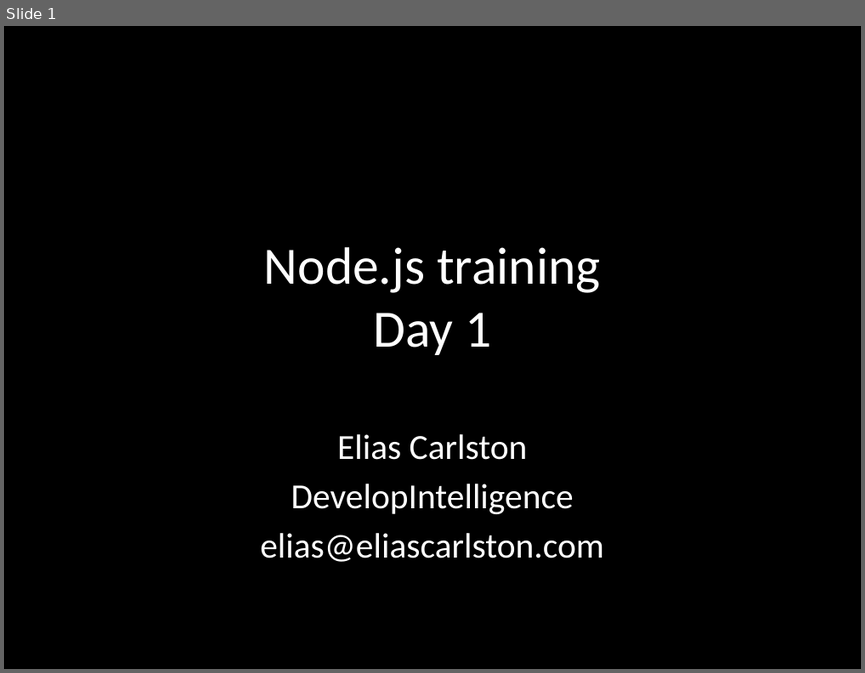
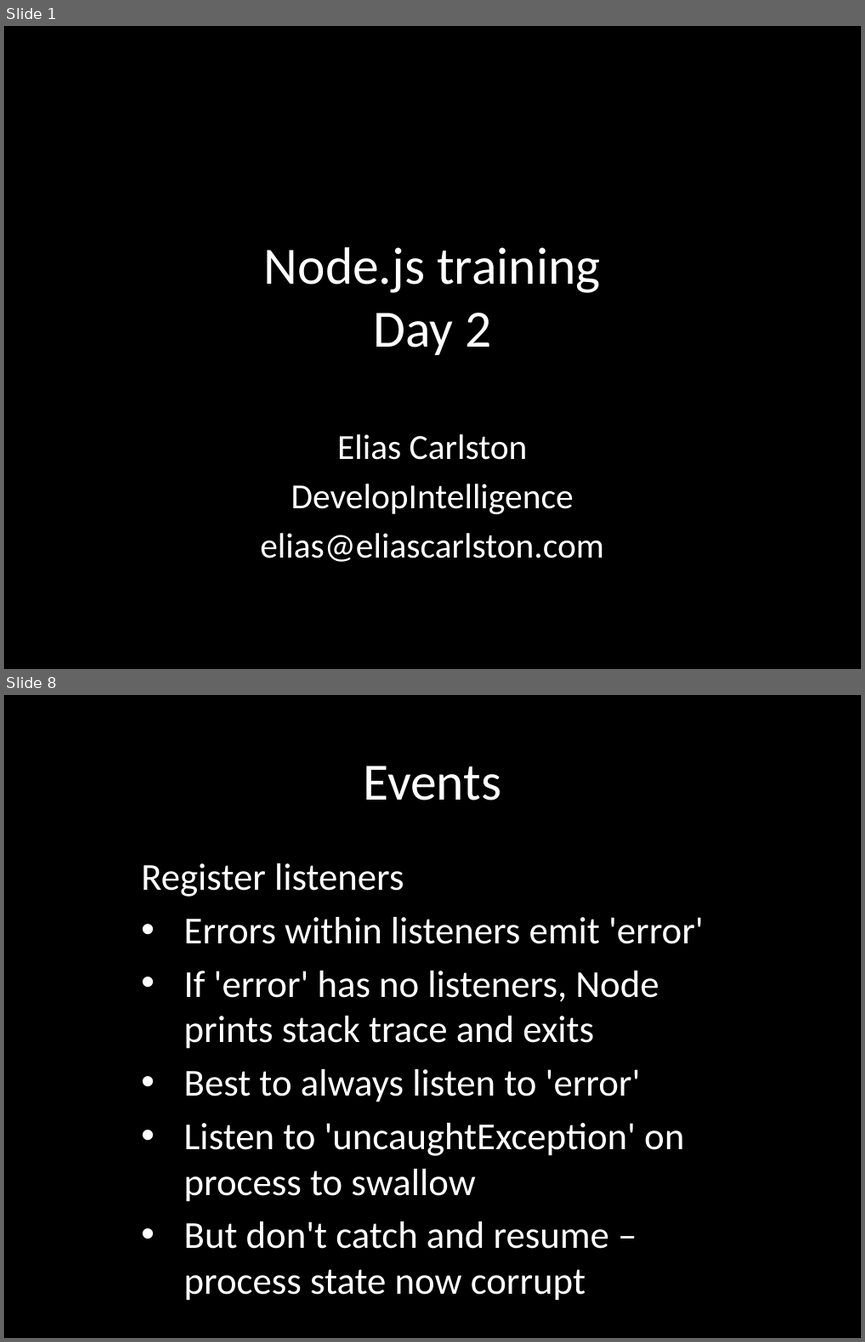
Before and after one commit to eliasjames/training-node, a slide deck: slides/Node Slides Day 2.pptx. Shown one above the other, each under a label of ours: slide 1 before the commit, slides 1 and 8 after it; the slides between them are not shown. The pictures are 865x673 and 865x1342 pixels, drawn with LibreOffice and Linux fonts; fonts in the diff are those of the drawing. Boxes give left, top, right and bottom in pixels: in the first picture for what was removed or moved away, otherwise in the second. Text is boxed around its words. In the diff, an @@ line names an element or a change of style, - is before the commit and + after.

Commit message:
Slides: events

```diff
--- a/slides/Node Slides Day 2.pptx
+++ b/slides/Node Slides Day 2.pptx
@@ slide 8 added at box(4, 695, 861, 1338), background #000000 @@
@@ title added at box(363, 766, 501, 800), 44 pt, text #FFFFFF @@
+Events
@@ subtitle added at box(141, 863, 704, 1294), 32 pt, text #FFFFFF @@
+Register listeners
+• Errors within listeners emit 'error'
+• If 'error' has no listeners, Node prints stack trace and exits
+• Best to always listen to 'error'
+• Listen to 'uncaughtException' on process to swallow
+• But don't catch and resume – process state now corrupt
@@ slide 1 changed as well @@
@@ title at box(264, 247, 600, 355): text changed @@
-Node.js training
-Day 1
+Node.js training
+Day 2
```
Also in this commit, not shown: 1 other slide changed, 5 other slides added, 40 slides removed.
